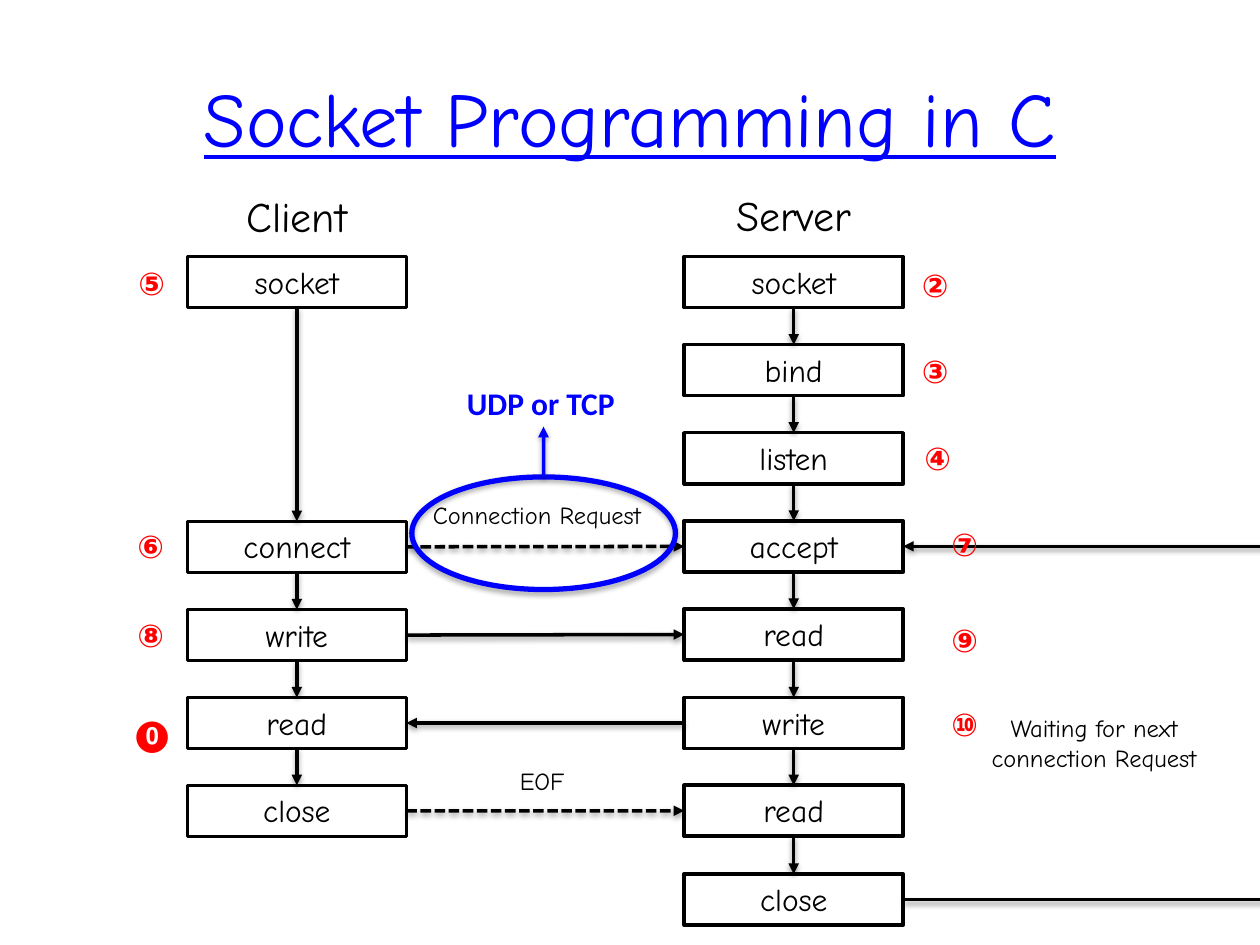
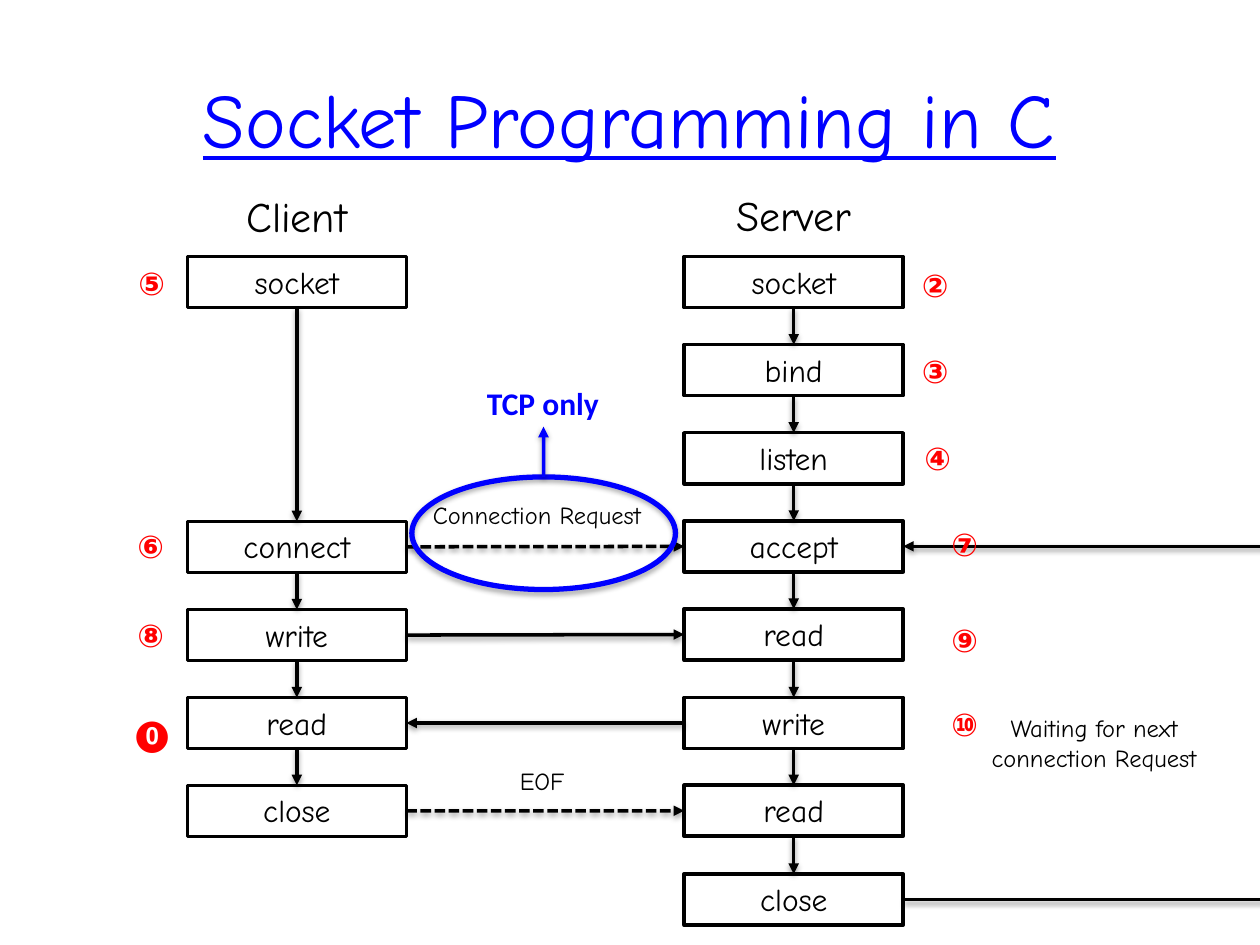
Before and after one commit to Kurzheck/FTP_project, a slide deck: slide 16 of Presentation.pptx. Drawn at 1260x945 pixels with LibreOffice and Linux fonts; fonts in the diff are those of the drawing. Boxes give left, top, right and bottom in pixels: in the first picture for what was removed or moved away, otherwise in the second. Text is boxed around its words. In the diff, an @@ line names an element or a change of style, - is before the commit and + after.

```diff
--- a/Presentation.pptx
+++ b/Presentation.pptx
@@ text at (487, 393, 598, 420): text changed @@
-UDP or TCP
+TCP only
```
Also in this commit, not shown: 7 other slides changed, 1 other file.
